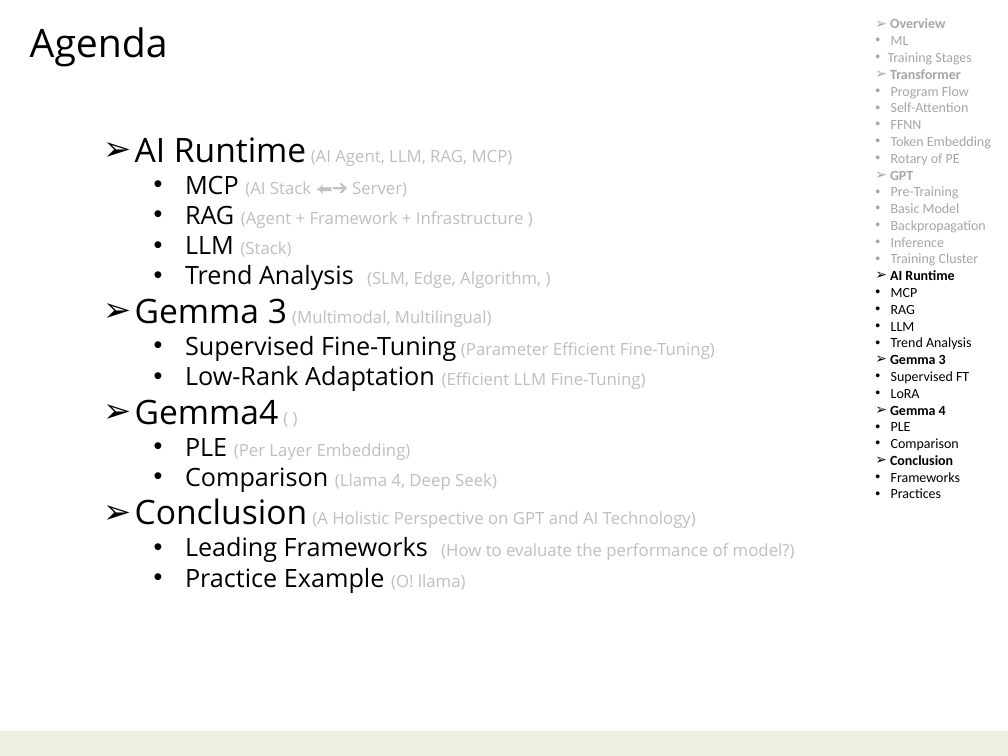
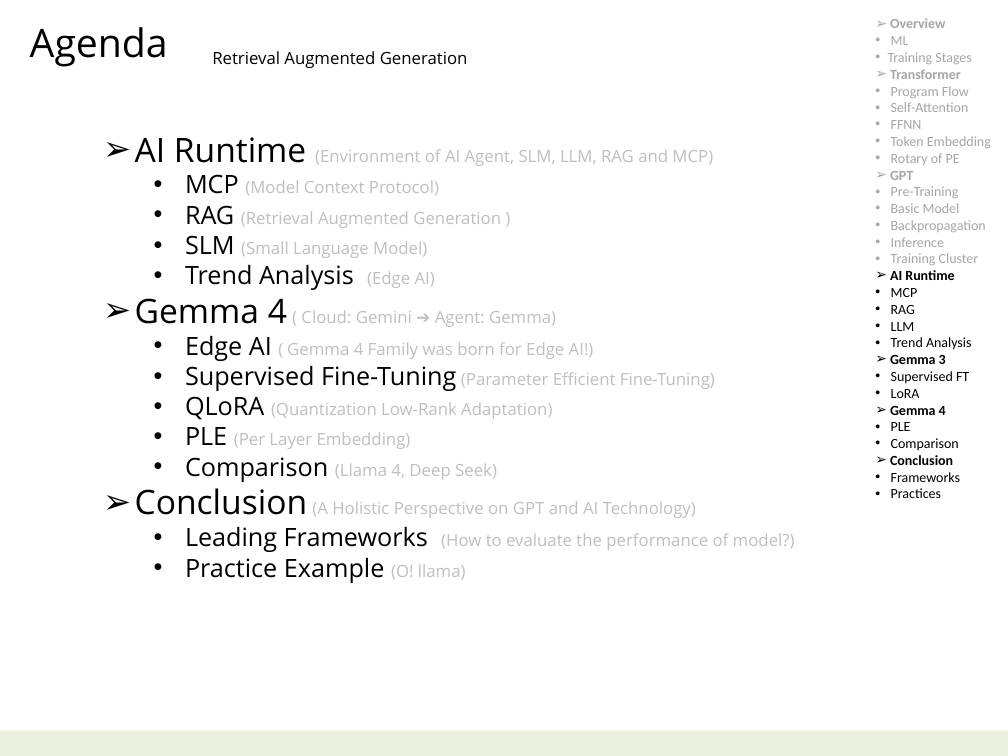
Before and after one commit to navibator/crazy-ai, a slide deck: slide 2 of ai-gemma.pptx. Drawn at 1008x756 pixels with LibreOffice and Linux fonts; fonts in the diff are those of the drawing. Boxes give left, top, right and bottom in pixels: in the first picture for what was removed or moved away, otherwise in the second. Text is boxed around its words. In the diff, an @@ line names an element or a change of style, - is before the commit and + after.

```diff
--- a/ai-gemma.pptx
+++ b/ai-gemma.pptx
@@ text added at (212, 51, 468, 68), 12 pt, text #000000 @@
+Retrieval Augmented Generation
@@ text at (135, 137, 713, 361): text changed @@
-➢ AI Runtime (AI Agent, LLM, RAG, MCP)
-  • MCP (AI Stack ⬅➔ Server)
-  • RAG (Agent + Framework + Infrastructure )
-  • LLM (Stack)
-  • Trend Analysis (SLM, Edge, Algorithm, )
-➢ Gemma 3 (Multimodal, Multilingual)
+➢ AI Runtime (Environment of AI Agent, SLM, LLM, RAG and MCP)
+  • MCP (Model Context Protocol)
+  • RAG (Retrieval Augmented Generation )
+  • SLM (Small Language Model)
+  • Trend Analysis (Edge AI)
+➢ Gemma 4 ( Cloud: Gemini ➔ Agent: Gemma)
+  • Edge AI ( Gemma 4 Family was born for Edge AI!)
@@ text at (185, 396, 552, 420): text changed @@
-  • Low-Rank Adaptation (Efficient LLM Fine-Tuning)
-➢ Gemma4 ( )
+  • QLoRA (Quantization Low-Rank Adaptation)
```
Also in this commit, not shown: 9 other slides changed, 4 slides added, 1 slide removed, 17 other files.
